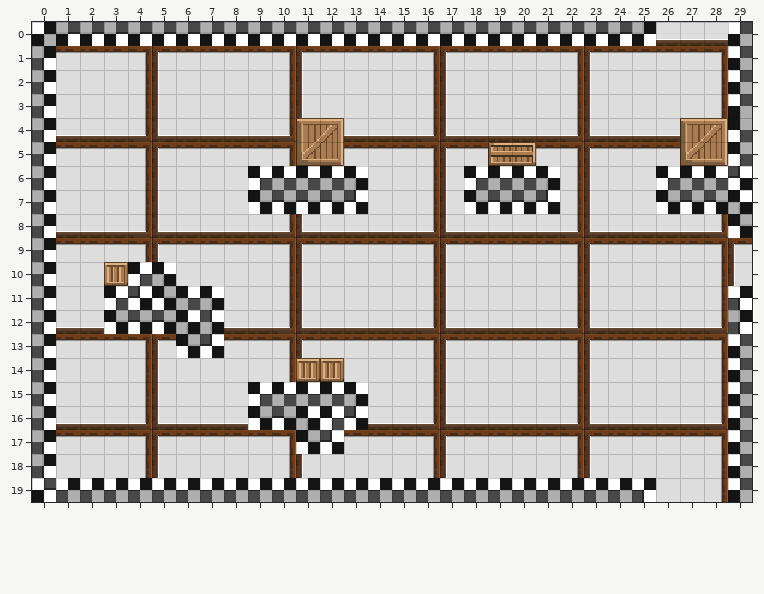
Two versions of a level (Tiled map, Assets/maps/HubRooms/2 - Lower Class Rooms/B4 room.tmx). The first picture shows the starting point.
Cells are 16x16 px. Shown: x 0..29, y 0..19.
After:
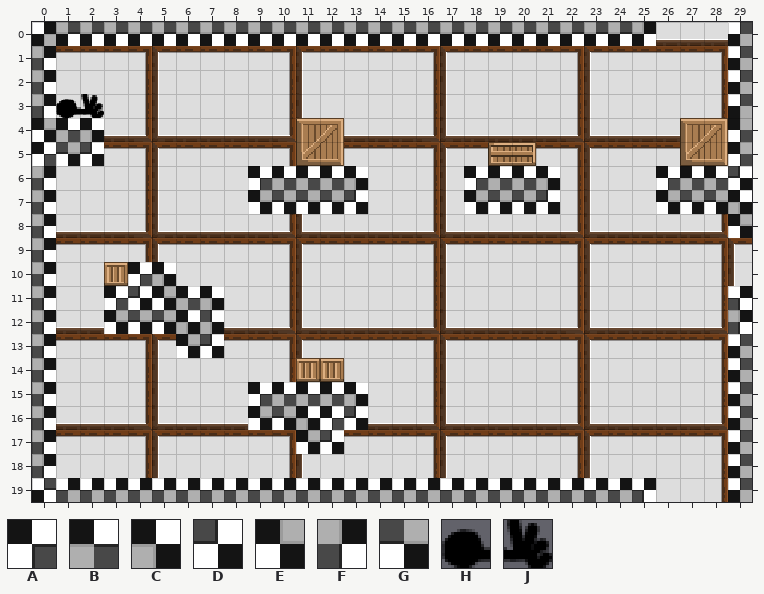
Key: from "Checkboard tileset": A 0, B 1, C 2, D 3, E 4, F 5 flipped left-right, G 11; from "PlaceholderSprites": H 62 turned 270, J 92 turned 270.
_ is an empty cell, . an unchanged one.
The exact change:
--- layer "ground"
@@ x 0..2 @@
- 4 F__
- 5 F__
+ 4 EBC
+ 5 AGD
--- layer "placeholders (for game objects"
@@ x 1..2 @@
- 3 __
+ 3 HJ
Boxes around the changes in both pictures, in picture pixels (x1, y1, x2, y2):
changed: (32, 94, 104, 166)
